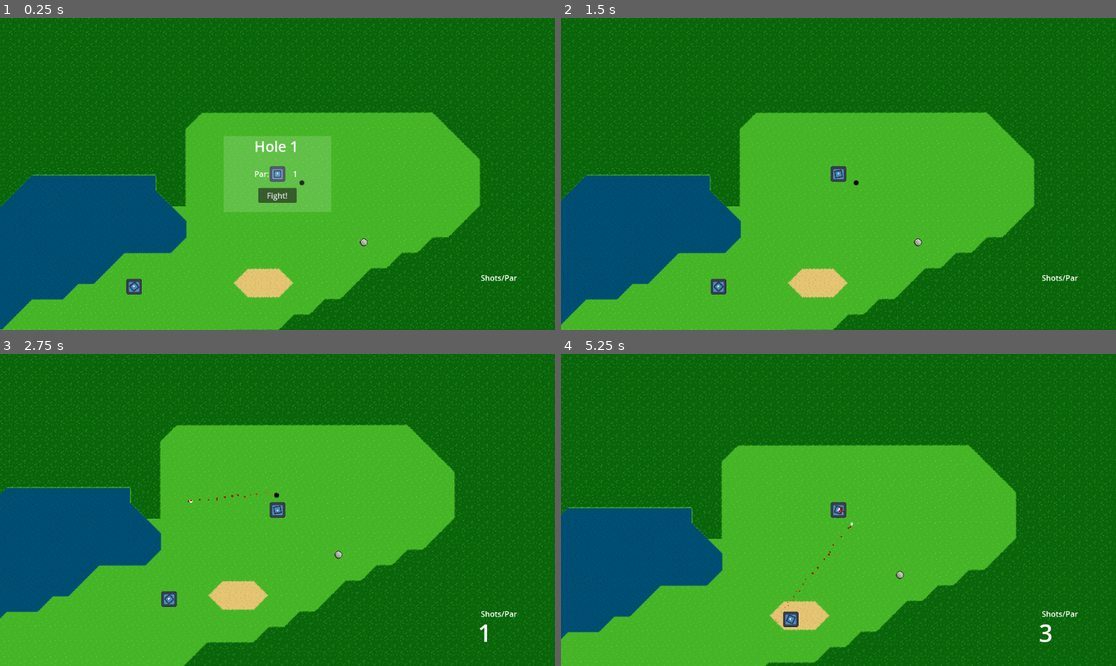
Above: before the commit, frames 1-4 (two rows, left to right).
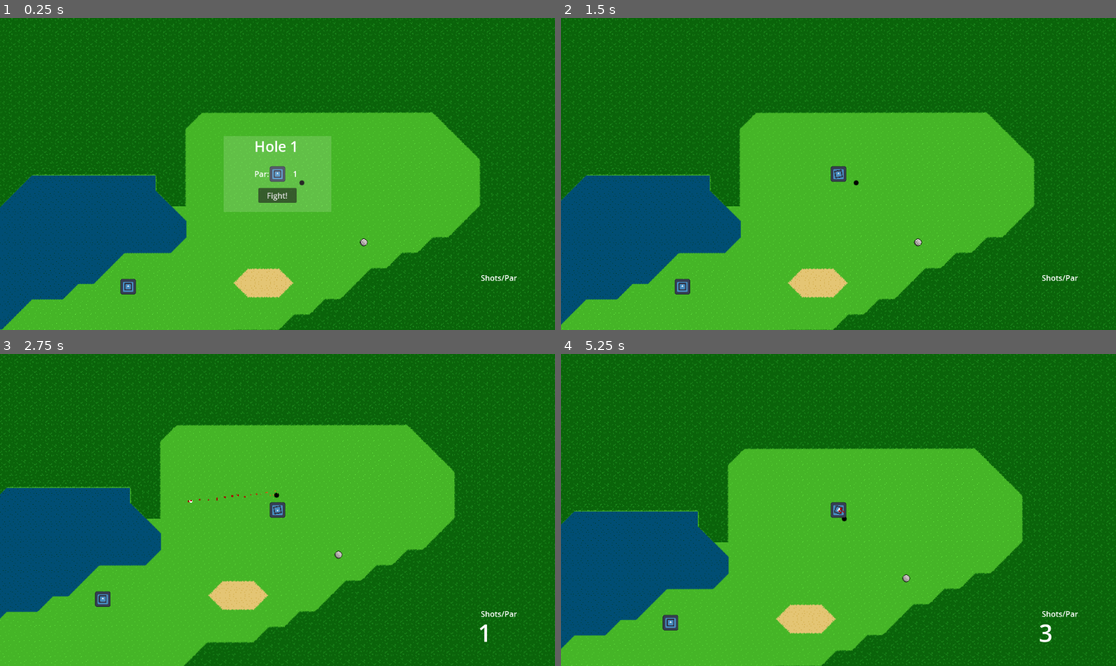
Above: after the commit, the same moments.

Repository: Sabertooth-Software/Bunker-Buster
Game: Godot game, scene res://Scenes/Levels/Hole 1.tscn
Two runs of this game, one before a commit and one after it. Both use one fixed random seed, a clock stepped at 60 frames per second and the inputs below. The engine's default icon, where the game draws it, is replaced by a stand-in: a white triangle on a blue panel in a dark square.
Inputs (mouse positions are in pixels of both pictures, inside the frame that each line leads up to):
- Up to frame 1 (0.25 s): no input
- Up to frame 2 (1.5 s): click "Fight!" at 0.5 s; move the mouse to (960, 158) at 1.27 s; press the mouse at (960, 158) at 1.28 s; hold Right (right) from 1.28 s (still down)
- Up to frame 3 (2.75 s): move the mouse to (166, 525) at 2.02 s; release Right (right) at 2.03 s; release the mouse at (166, 525) at 2.03 s; hold S (down) from 2.03 s (still down); tap Space (shoot) at 2.1 s
- Up to frame 4 (5.25 s): move the mouse to (894, 441) at 2.77 s; release S (down) at 2.78 s; press the mouse at (894, 441) at 2.78 s; hold Right (right) 2.78-3.53 s; move the mouse to (810, 572) at 3.52 s; release the mouse at (810, 572) at 3.53 s; hold Up (up) 3.53-4.28 s; tap Space (shoot) at 3.6, 5.1 s; move the mouse to (1005, 556) at 4.27 s; press the mouse at (1005, 556) at 4.28 s; hold A (left) from 4.28 s (still down); move the mouse to (672, 463) at 5.02 s; release the mouse at (672, 463) at 5.03 s

The runs differ from the first frame. In frame 1, 0.2% of the frame differs, in the area x 21-26%, y 83-89%; in frame 2, 0.3%; in frame 3, 0.3%; in frame 4, 8.2%, in the area x 0-100%, y 0-100%.
Error after the commit: Parse Error: Cannot find property "global_position" on base "Vector2". (res://Scripts/Characters/Enemy/EnemyTank.gd:23)

Commit message:
Change_mode

Diff:
--- a/Scenes/Characters/player_tank.tscn
+++ b/Scenes/Characters/player_tank.tscn
@@ -11,3 +11,6 @@
 bullet = ExtResource("2_47anu")
 Speed = 70.0
 Bullet_Speed = 1.0
+
+[node name="Camera2D" type="Camera2D" parent="." index="7"]
+visible = false
--- a/Scenes/Components/EndResults.gd
+++ b/Scenes/Components/EndResults.gd
@@ -12,6 +12,7 @@
 		label.text = "Hole " + str(level_number)
 		label.name = str(level_number)
 		holes.add_child(label)
+
 		var score_label: Label = Label.new()
 		if ShotCounter.scores.get(level) != null:
 			score_label.text = str(ShotCounter.scores[level])
--- a/Scenes/Levels/Hole 1.tscn
+++ b/Scenes/Levels/Hole 1.tscn
@@ -71,6 +71,12 @@
 position = Vector2(141, -44)
 target = NodePath("")
 
+[node name="Node2D2" type="Node2D" parent="RedTank"]
+position = Vector2(-141, 44)
+
+[node name="Node2D" type="Node2D" parent="RedTank"]
+position = Vector2(1, 151)
+
 [node name="GolfBall" parent="." instance=ExtResource("6_x63pp")]
 position = Vector2(630, -136)
 
--- a/Scenes/Levels/Hole 3.tscn
+++ b/Scenes/Levels/Hole 3.tscn
@@ -86,6 +86,9 @@
 [node name="GolfBall" parent="." instance=ExtResource("6_g4loe")]
 position = Vector2(565, 324)
 
+[node name="Camera2D2" type="Camera2D" parent="GolfBall"]
+position = Vector2(-5, -644)
+
 [node name="Water" type="Node2D" parent="."]
 
 [node name="water" parent="Water" instance=ExtResource("7_5fdf7")]
--- a/Scripts/Characters/Enemy/EnemyTank.gd
+++ b/Scripts/Characters/Enemy/EnemyTank.gd
@@ -20,14 +20,14 @@
 			target = player_tank
 			_setup_timer()
 	if points:
-		next_point = points[0]
+		next_point = points[0].global_position
 
 func _get_next_point():
 	if point_index >= points.size() - 1:
 		point_index = 0
 	else :
 		point_index += 1
-	next_point = points[point_index]
+	next_point = points[point_index].global_position
 
 func _handle_movement():
 	if next_point==null:
@@ -39,9 +39,9 @@
 	else:
 		_get_next_point()
 
-func _on_hit(body_rid: RID, body: Node2D, body_shape_index: int, local_shape_index: int):
-	super._on_hit(body_rid, body, body_shape_index, local_shape_index)
-	if body is Bullet and self not in body.get_collision_exceptions():
+func _on_hit(body_rid: RID, _body: Node2D, body_shape_index: int, local_shape_index: int):
+	super._on_hit(body_rid, _body, body_shape_index, local_shape_index)
+	if _body is Bullet and self not in _body.get_collision_exceptions():
 		remove_from_group(ShotCounter.tank_group)
 		ShotCounter.tank_destroyed.emit()
 		# jank as hell
--- a/Scripts/Characters/Tank.gd
+++ b/Scripts/Characters/Tank.gd
@@ -28,6 +28,6 @@
 func look(point: Vector2):
 	canon.look_at(point)
 
-func _on_hit(body_rid: RID, body: Node2D, body_shape_index: int, local_shape_index: int):
+func _on_hit(_body_rid: RID, _body: Node2D, _body_shape_index: int, _local_shape_index: int):
 	if body is Bullet and self not in body.get_collision_exceptions():
 		print("ahh")
--- a/Scripts/Components/SceneManager.gd
+++ b/Scripts/Components/SceneManager.gd
@@ -24,7 +24,7 @@
 	_set_level(level_number)
 
 func _set_level(level_number: int):
-	GameModeManager.start_tank_mode.emit()
+	GameModeManager.change_mode.emit(GameModeManager.Mode.TANKS)
 	var new_level: String = "res://Scenes/Levels/Hole " + str(level_number) + ".tscn"
 	current_level = level_data[new_level]
 	get_tree().change_scene_to_file(new_level)
--- a/Scripts/Components/ShotCounter.gd
+++ b/Scripts/Components/ShotCounter.gd
@@ -1,6 +1,5 @@
 extends Node2D
 
-@onready var total_score = 0
 var scores:Dictionary
 
 signal shoot()
@@ -25,7 +24,7 @@
 	var groups: Array = get_tree().get_nodes_in_group(tank_group)
 	print(groups)
 	if groups.size() == 0:
-		GameModeManager.start_golf_mode.emit()
+		GameModeManager.change_mode.emit(GameModeManager.Mode.GOLF)
 
 func get_current_score() -> int:
 	var current_scene = get_tree().get_current_scene().scene_file_path
--- a/Scripts/MainCharacter.gd
+++ b/Scripts/MainCharacter.gd
@@ -2,6 +2,12 @@
 class_name PlayerTank
 
 @export var bullet: PackedScene
+
+@onready var camera: Camera2D = $Camera2D
+
+func _ready():
+	super._ready()
+	#GameModeManager.change_mode.connect(_on_change_mode)
 
 func _process(_delta):
 	if GameModeManager.get_current_mode() == GameModeManager.Mode.TANKS:
@@ -19,3 +25,7 @@
 		var moving_vector: Vector2 = Input.get_vector("left", "right", "up", "down")
 		if moving_vector:
 			super.move(moving_vector)
+
+
+#func _on_change_mode(new_mode: GameModeManager.Mode):
+	#camera.visible = new_mode == GameModeManager.Mode.TANKS
--- a/Scripts/game_mode_manager.gd
+++ b/Scripts/game_mode_manager.gd
@@ -7,20 +7,13 @@
 
 var current_mode: Mode = Mode.TANKS
 
-signal start_tank_mode()
-signal start_golf_mode()
+signal change_mode(new_mode: Mode)
 
 func _ready():
-	start_tank_mode.connect(_on_start_tank_mode)
-	start_golf_mode.connect(_on_start_golf_mode)
+	change_mode.connect(_on_change_mode)
 
-func _on_start_tank_mode():
-	print("tanks")
-	current_mode = Mode.TANKS
-
-func _on_start_golf_mode():
-	print("golf")
-	current_mode = Mode.GOLF
+func _on_change_mode(new_mode: Mode):
+	current_mode = new_mode
 
 func get_current_mode() -> Mode:
 	return current_mode
